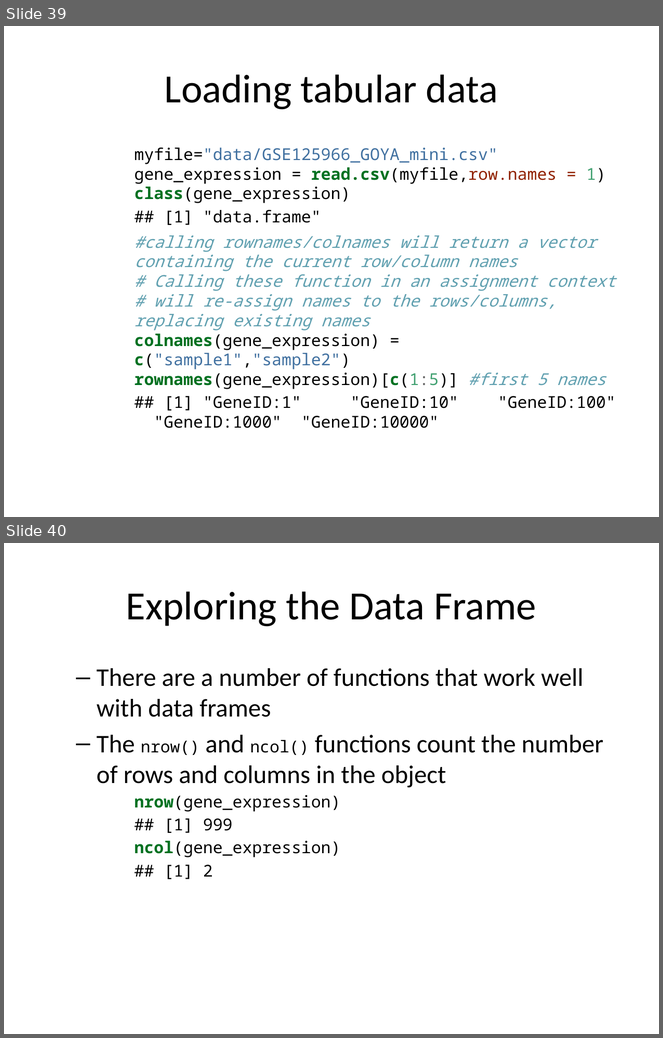
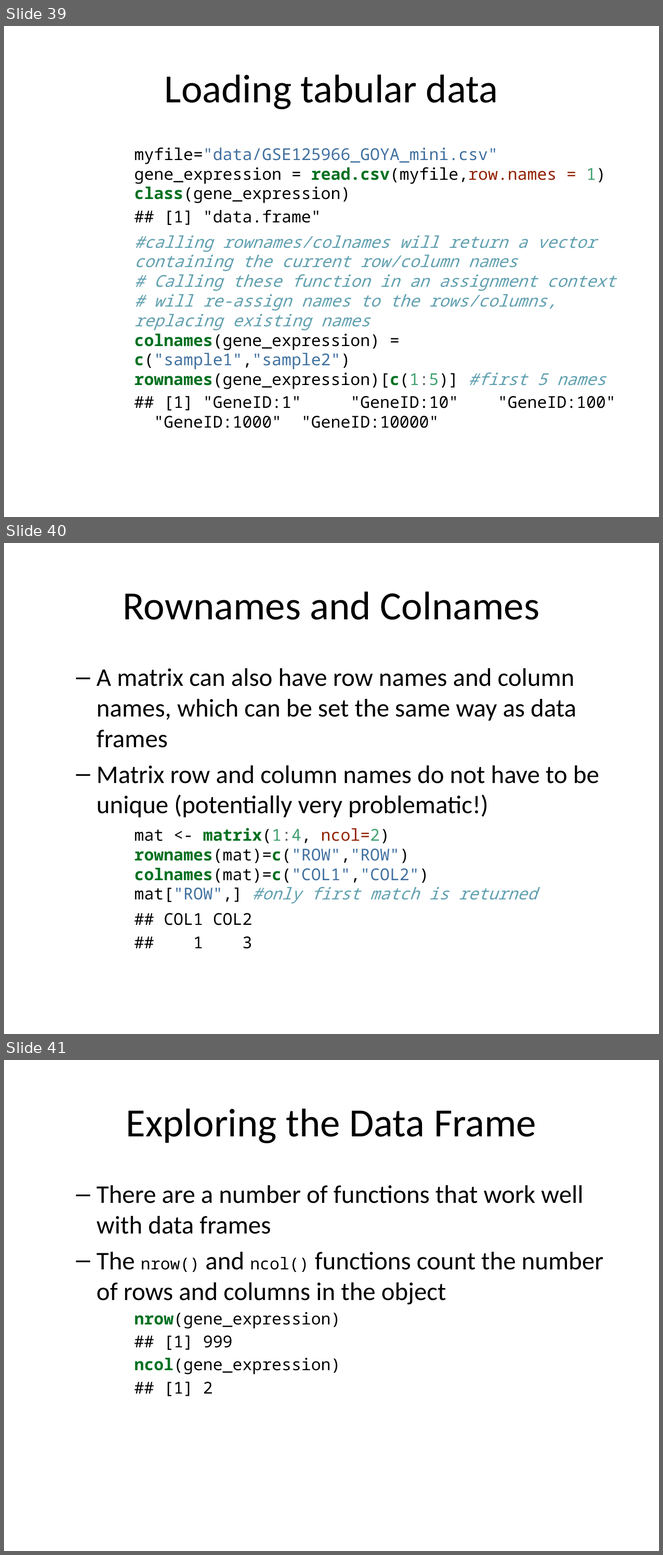
Before and after one commit to morinlab/MBB243, a slide deck: Lecture06.pptx. Shown one above the other, each under a label of ours: slides 39 and 40 before the commit, slides 39, 40 and 41 after it. The pictures are 663x1038 and 663x1555 pixels, drawn with LibreOffice and Linux fonts; fonts in the diff are those of the drawing. Boxes give left, top, right and bottom in pixels: in the first picture for what was removed or moved away, otherwise in the second. Text is boxed around its words. In the diff, an @@ line names an element or a change of style, - is before the commit and + after.

Commit message:
update lecture

```diff
--- a/Lecture06.pptx
+++ b/Lecture06.pptx
@@ slide 40 added at box(4, 543, 659, 1034), background #FFFFFF @@
@@ title added at box(123, 591, 540, 620), 44 pt, text #000000 @@
+Rownames and Colnames
@@ text added at box(97, 668, 599, 949), 28 pt, text #000000 @@
+  – A matrix can also have row names and column names, which can be set the same way as data frames
+  – Matrix row and column names do not have to be unique (potentially very problematic!)
+mat <- matrix(1:4, ncol=2)
+rownames(mat)=c("ROW","ROW")
+colnames(mat)=c("COL1","COL2")
+mat["ROW",] #only first match is returned
+## COL1 COL2
+## 1 3
@@ what was slide 40 is now slide 41 @@
```
Also in this commit, not shown: 1 slide changed, 1 other file.
